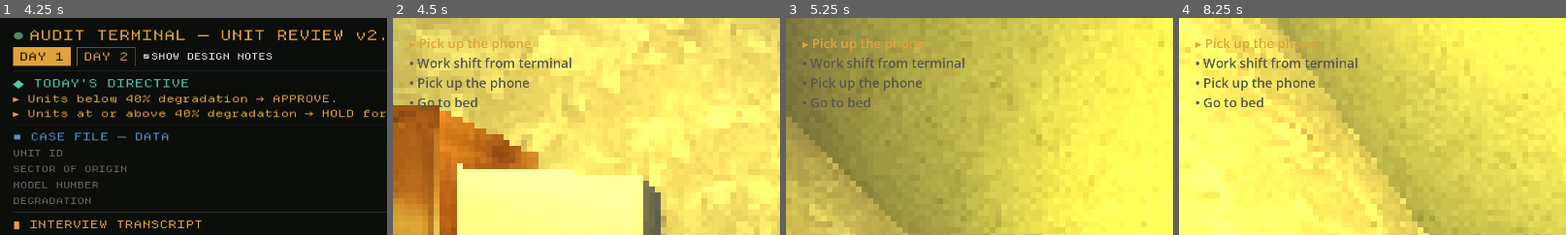
Above: before the commit, frames 1-4 (left to right).
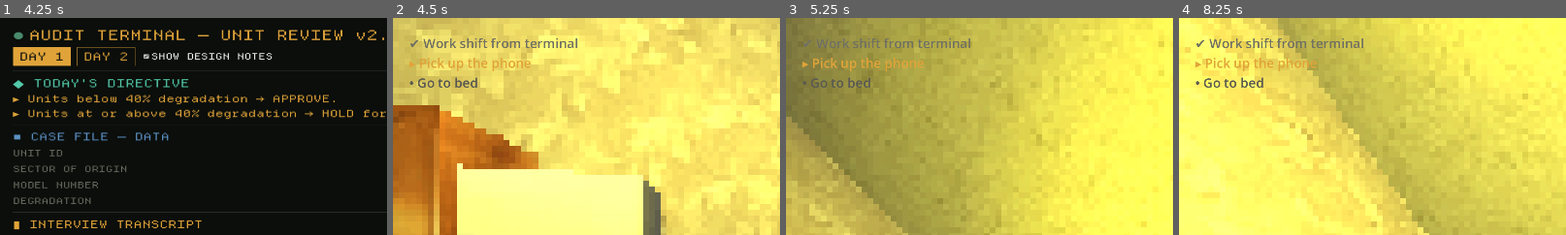
Above: after the commit, the same moments.

Repository: SimonKyselica/still-human
Game: Godot game, scene res://Audit/AuditTerminal.tscn
Same seed, same stepped clock (60 frames per second), same inputs: the game is played once before the commit and once after it. This scene is started directly instead of the project's main scene. Sound files missing from this copy of the repository are replaced by a short silence.
Inputs (mouse positions are % of the whole screen's width and height, from its top left):
- Up to frame 1 (4.25 s): click "FLAG" at 0.5 s; click "DAY 1" at 1.25 s; click "DAY 2" at 2 s; click "SHOW DESIGN NOTES" at 2.75 s; click "APPROVE" at 3.5 s
- Up to frame 2 (4.5 s): click "HOLD" at 4.25 s
- Up to frame 3 (5.25 s): tap Enter at 5 s; move the mouse to (55, 50) at 5.02 s; hold W (move_forward) from 5.03 s (still down); hold Space (advance_dialog) from 5.03 s (still down); click (55, 50) at 5.17 s
- Up to frame 4 (8.25 s): keep holding W (move_forward); move the mouse to (45, 50) at 5.77 s; release Space (advance_dialog) at 5.78 s; tap E (interact) at 5.85, 7.35 s; click (45, 50) at 5.92 s; tap Space (advance_dialog) at 6.5, 8 s; move the mouse to (52, 48) at 6.52 s; hold Space (advance_dialog) 6.53-7.28 s; click (52, 48) at 6.67 s; tap Enter at 7.25 s; move the mouse to (49, 52) at 7.27 s; click (49, 52) at 7.42 s; move the mouse to (57, 51) at 8.02 s; hold Space (advance_dialog) from 8.03 s (still down); click (57, 51) at 8.17 s
The pictures show only the part of the screen within x 0-50%, y 0-50%; the shares and areas given below are measured in that part.

Frame 1 is identical in both runs. In frame 2, 2.8% of the frame differs, in the area x 4-48%, y 9-42%; in frame 3, 2.6%; in frame 4, 2.9%.

Commit message:
updated clicking sound in terminal

Diff:
--- a/Assets/Full Setup/PC_interactible.gd
+++ b/Assets/Full Setup/PC_interactible.gd
@@ -7,7 +7,6 @@
 	prompt_text = "Start Work"
 	task_id = "terminal"
 	add_to_group("tasks_objects")
-	enabled = false
 
 func interact(player: Node) -> void:
 	super.interact(player)
--- a/Audit/AuditTerminal.tscn
+++ b/Audit/AuditTerminal.tscn
@@ -4,6 +4,7 @@
 [ext_resource type="Script" uid="uid://cake1dxqbao6j" path="res://Audit/audit_terminal.gd" id="2_ctrl"]
 [ext_resource type="PackedScene" uid="uid://xbr10rb6ex5o" path="res://Audit/data_row.tscn" id="3_row"]
 [ext_resource type="Script" uid="uid://cxtfk0ds5pue3" path="res://Global Scripts/mouse.gd" id="5_aqk3x"]
+[ext_resource type="AudioStream" uid="uid://6ygass62x6tr" path="res://sfx/mouse_click.mp3" id="5_ocvml"]
 
 [sub_resource type="StyleBoxFlat" id="sb_tab_active"]
 content_margin_left = 16.0
@@ -81,6 +82,7 @@
 grow_vertical = 2
 theme = ExtResource("1_theme")
 script = ExtResource("2_ctrl")
+click_sfx = ExtResource("5_ocvml")
 
 [node name="Background" type="ColorRect" parent="." unique_id=615165519]
 layout_mode = 1
--- a/Audit/audit_terminal.gd
+++ b/Audit/audit_terminal.gd
@@ -32,6 +32,8 @@
 @onready var _signal_label: Label = $Margin/VBox/Header/ControlsRow/SignalLabel
 @onready var _design_notes: CheckBox = $Margin/VBox/Header/ControlsRow/DesignNotesCheck
 
+@export var click_sfx: AudioStream
+
 # --- Stav zmeny ---
 var _caseload: DayCaseload
 var _case_index: int = 0
@@ -135,6 +137,7 @@
 # --- Compare / FLAG ---------------------------------------------------------
 
 func _on_row_clicked(row: DataRow) -> void:
+	_click_sfx()
 	_selected_field = row.key.to_upper()
 	for r in _selectable_rows():
 		r.selected = (r == row)
@@ -160,6 +163,7 @@
 
 
 func _on_flag() -> void:
+	_click_sfx()
 	var c := _current_case()
 	if c == null:
 		return
@@ -192,6 +196,7 @@
 
 
 func _submit(verdict: String) -> void:
+	_click_sfx()
 	var c := _current_case()
 	if c == null:
 		return
@@ -260,3 +265,6 @@
 
 func _on_design_notes_check_toggled(toggled_on: bool) -> void:
 	pass # Replace with function body.
+
+func _click_sfx() -> void:
+	AudioManager.play_sound(click_sfx, AudioManager.BUS_SFX, 0.0, 1.0, 0.03)
--- /dev/null
+++ b/Global Scripts/AudioManager.gd
@@ -0,0 +1,285 @@
+extends Node
+## AudioManager.gd — global audio singleton.
+##
+## Handles one-shot 2D (non-positional) and 3D (positional) sounds with
+## random pitch variance, plus simple crossfaded music/ambience.
+## Uses small pools of pre-instanced players instead of creating a new
+## node per sound, so short/frequent SFX (glitch stingers, UI clicks,
+## vent hiss) don't churn the scene tree.
+##
+## SETUP:
+## Project Settings > Autoload > add this script, name it "AudioManager".
+## Make sure the bus names below exist in Project Settings > Audio > Buses
+## (or edit the constants to match your bus layout).
+
+# ---------------------------------------------------------------------------
+# CONFIG
+# ---------------------------------------------------------------------------
+
+const BUS_MASTER := "Master"
+const BUS_SFX := "SFX"
+const BUS_MUSIC := "Music"
+const BUS_VOICE := "Voice"  # e.g. Handler phone calls
+
+## Starting size of each pool. Pools grow automatically if exhausted,
+## so this is a "warm start" size, not a hard cap.
+const POOL_SIZE_2D := 8
+const POOL_SIZE_3D := 8
+
+## Default random pitch variance applied when a call doesn't specify one.
+## pitch_scale ends up in [base - variance, base + variance].
+const DEFAULT_PITCH_VARIANCE := 0.05
+
+var _pool_2d: Array[AudioStreamPlayer] = []
+var _pool_3d: Array[AudioStreamPlayer3D] = []
+
+var _music_player_a: AudioStreamPlayer
+var _music_player_b: AudioStreamPlayer
+var _active_music_player: AudioStreamPlayer
+var _music_tween: Tween
+
+
+func _ready() -> void:
+	_build_pools()
+	_build_music_players()
+
+
+# ---------------------------------------------------------------------------
+# POOL SETUP
+# ---------------------------------------------------------------------------
+
+func _build_pools() -> void:
+	for i in POOL_SIZE_2D:
+		var p := AudioStreamPlayer.new()
+		p.bus = BUS_SFX
+		add_child(p)
+		_pool_2d.append(p)
+
+	for i in POOL_SIZE_3D:
+		var p3 := AudioStreamPlayer3D.new()
+		p3.bus = BUS_SFX
+		add_child(p3)
+		_pool_3d.append(p3)
+
+
+func _build_music_players() -> void:
+	_music_player_a = AudioStreamPlayer.new()
+	_music_player_a.bus = BUS_MUSIC
+	add_child(_music_player_a)
+
+	_music_player_b = AudioStreamPlayer.new()
+	_music_player_b.bus = BUS_MUSIC
+	_music_player_b.volume_db = -80.0
+	add_child(_music_player_b)
+
+	_active_music_player = _music_player_a
+
+
+func _get_free_2d_player() -> AudioStreamPlayer:
+	for p in _pool_2d:
+		if not p.playing:
+			return p
+	# Pool exhausted: grow rather than cut off a sound that's still playing.
+	var p := AudioStreamPlayer.new()
+	p.bus = BUS_SFX
+	add_child(p)
+	_pool_2d.append(p)
+	return p
+
+
+func _get_free_3d_player() -> AudioStreamPlayer3D:
+	for p in _pool_3d:
+		if not p.playing:
+			return p
+	var p := AudioStreamPlayer3D.new()
+	p.bus = BUS_SFX
+	add_child(p)
+	_pool_3d.append(p)
+	return p
+
+
+func _random_pitch(base_pitch: float, variance: float) -> float:
+	if variance <= 0.0:
+		return base_pitch
+	return base_pitch + randf_range(-variance, variance)
+
+
+# ---------------------------------------------------------------------------
+# PUBLIC API — ONE-SHOT SOUNDS
+# ---------------------------------------------------------------------------
+
+## Plays a non-positional sound (UI clicks, phone ring, Handler voice,
+## glitch stingers). Returns the player in case the caller wants to track
+## or stop it manually.
+func play_sound(
+	stream: AudioStream,
+	bus: String = BUS_SFX,
+	volume_db: float = 0.0,
+	pitch_scale: float = 1.0,
+	pitch_variance: float = DEFAULT_PITCH_VARIANCE
+) -> AudioStreamPlayer:
+	if stream == null:
+		push_warning("AudioManager.play_sound called with a null stream.")
+		return null
+
+	var player := _get_free_2d_player()
+	player.stream = stream
+	player.bus = bus
+	player.volume_db = volume_db
+	player.pitch_scale = _random_pitch(pitch_scale, pitch_variance)
+	player.play()
+	return player
+
+
+## Plays a positional 3D sound at a world position (vent rattle, machinery
+## hum, footsteps).
+func play_sound_3d(
+	stream: AudioStream,
+	world_position: Vector3,
+	bus: String = BUS_SFX,
+	volume_db: float = 0.0,
+	pitch_scale: float = 1.0,
+	pitch_variance: float = DEFAULT_PITCH_VARIANCE,
+	max_distance: float = 20.0
+) -> AudioStreamPlayer3D:
+	if stream == null:
+		push_warning("AudioManager.play_sound_3d called with a null stream.")
+		return null
+
+	var player := _get_free_3d_player()
+	player.stream = stream
+	player.bus = bus
+	player.global_position = world_position
+	player.volume_db = volume_db
+	player.pitch_scale = _random_pitch(pitch_scale, pitch_variance)
+	player.max_distance = max_distance
+	player.play()
+	return player
+
+
+## Convenience wrapper: plays a 3D sound at a node's current position.
+## Good for static/near-static emitters (vent, terminal, phone). For a
+## sound that must continuously follow a fast-moving object, put a real
+## AudioStreamPlayer3D under that object instead of using the pool.
+func play_sound_3d_at_node(
+	stream: AudioStream,
+	node: Node3D,
+	bus: String = BUS_SFX,
+	volume_db: float = 0.0,
+	pitch_scale: float = 1.0,
+	pitch_variance: float = DEFAULT_PITCH_VARIANCE,
+	max_distance: float = 20.0
+) -> AudioStreamPlayer3D:
+	if node == null:
+		push_warning("AudioManager.play_sound_3d_at_node called with a null node.")
+		return null
+	return play_sound_3d(stream, node.global_position, bus, volume_db, pitch_scale, pitch_variance, max_distance)
+
+
+## Picks a random stream from an array before playing it 2D — useful for
+## footstep/impact variation sets so the same sample doesn't repeat back
+## to back.
+func play_random_sound(
+	streams: Array[AudioStream],
+	bus: String = BUS_SFX,
+	volume_db: float = 0.0,
+	pitch_scale: float = 1.0,
+	pitch_variance: float = DEFAULT_PITCH_VARIANCE
+) -> AudioStreamPlayer:
+	if streams.is_empty():
+		push_warning("AudioManager.play_random_sound called with an empty array.")
+		return null
+	return play_sound(streams[randi() % streams.size()], bus, volume_db, pitch_scale, pitch_variance)
+
+
+## 3D version of play_random_sound.
+func play_random_sound_3d(
+	streams: Array[AudioStream],
+	world_position: Vector3,
+	bus: String = BUS_SFX,
+	volume_db: float = 0.0,
+	pitch_scale: float = 1.0,
+	pitch_variance: float = DEFAULT_PITCH_VARIANCE,
+	max_distance: float = 20.0
+) -> AudioStreamPlayer3D:
+	if streams.is_empty():
+		push_warning("AudioManager.play_random_sound_3d called with an empty array.")
+		return null
+	return play_sound_3d(streams[randi() % streams.size()], world_position, bus, volume_db, pitch_scale, pitch_variance, max_distance)
+
+
+# ---------------------------------------------------------------------------
+# PUBLIC API — MUSIC / AMBIENCE (crossfade between two decks)
+# ---------------------------------------------------------------------------
+
+## Plays looping music/ambience, crossfading out whatever is currently
+## playing. Handy for swapping the room's ambient drone when the vent
+## gets blocked and the environment shifts.
+func play_music(stream: AudioStream, fade_time: float = 1.5, target_volume_db: float = 0.0, loop: bool = true) -> void:
+	if stream == null:
+		push_warning("AudioManager.play_music called with a null stream.")
+		return
+
+	var incoming := _music_player_b if _active_music_player == _music_player_a else _music_player_a
+	var outgoing := _active_music_player
+
+	if incoming.stream == stream and incoming.playing:
+		return  # already playing this track
+
+	incoming.stream = stream
+	incoming.volume_db = -80.0
+	incoming.play()
+
+	if _music_tween:
+		_music_tween.kill()
+	_music_tween = create_tween()
+	_music_tween.set_parallel(true)
+	_music_tween.tween_property(incoming, "volume_db", target_volume_db, fade_time)
+	_music_tween.tween_property(outgoing, "volume_db", -80.0, fade_time)
+	_music_tween.set_parallel(false)
+	_music_tween.tween_callback(outgoing.stop)
+
+	_active_music_player = incoming
+
+
+func stop_music(fade_time: float = 1.0) -> void:
+	if not _active_music_player.playing:
+		return
+	if _music_tween:
+		_music_tween.kill()
+	_music_tween = create_tween()
+	_music_tween.tween_property(_active_music_player, "volume_db", -80.0, fade_time)
+	_music_tween.tween_callback(_active_music_player.stop)
+
+
+# ---------------------------------------------------------------------------
+# PUBLIC API — BUS CONTROL
+# ---------------------------------------------------------------------------
+
+## linear_volume in [0.0, 1.0] — converts to dB internally so callers
+## (e.g. an options menu slider) don't have to think in decibels.
+func set_bus_volume(bus_name: String, linear_volume: float) -> void:
+	var idx := AudioServer.get_bus_index(bus_name)
+	if idx == -1:
+		push_warning("AudioManager: bus '%s' not found." % bus_name)
+		return
+	AudioServer.set_bus_volume_db(idx, linear_to_db(clamp(linear_volume, 0.0, 1.0)))
+
+
+func set_bus_mute(bus_name: String, muted: bool) -> void:
+	var idx := AudioServer.get_bus_index(bus_name)
+	if idx == -1:
+		push_warning("AudioManager: bus '%s' not found." % bus_name)
+		return
+	AudioServer.set_bus_mute(idx, muted)
+
+
+## Stops every currently-playing pooled SFX immediately (2D and 3D).
+## Music is untouched — use stop_music() for that.
+func stop_all_sfx() -> void:
+	for p in _pool_2d:
+		if p.playing:
+			p.stop()
+	for p in _pool_3d:
+		if p.playing:
+			p.stop()
--- a/Global Scripts/GameState.gd
+++ b/Global Scripts/GameState.gd
@@ -26,7 +26,7 @@
 func _build_schedule(d: int) -> Array[DayTask]:
 	var list: Array[DayTask] = []
 	#list.append(_task("eat",      "Najedz sa",                  "CHORE"))
-	list.append(_task("phone",    "Pick up the phone",           "PHONE"))
+	#list.append(_task("phone",    "Pick up the phone",           "PHONE"))
 	list.append(_task("terminal", "Work shift from terminal", "TERMINAL"))
 	list.append(_task("phone",    "Pick up the phone",           "PHONE"))
 	list.append(_task("sleep",    "Go to bed",                 "SLEEP"))
--- a/project.godot
+++ b/project.godot
@@ -19,6 +19,7 @@
 
 GameState="*uid://dhlgvfuvhuby8"
 DialogueManager="*uid://dxfrrtj5iymcq"
+AudioManager="*uid://c2rvtteipeh7d"
 
 [display]
 
Not shown, added: Assets/burger.glb.import
Binary file added: Assets/burger_burger_uv_textured.png
Not shown, added: Assets/burger_burger_uv_textured.png.import
Not shown, added: Assets/lamp.glb.import
Binary file added: Assets/lamp_lamp_uv_textured.png
Not shown, added: Assets/lamp_lamp_uv_textured.png.import
Not shown, added: Assets/tanier.glb.import
Binary file added: Assets/tanier_plate_uv_textured.png
Not shown, added: Assets/tanier_plate_uv_textured.png.import
Not shown, added: Global Scripts/AudioManager.gd.uid
